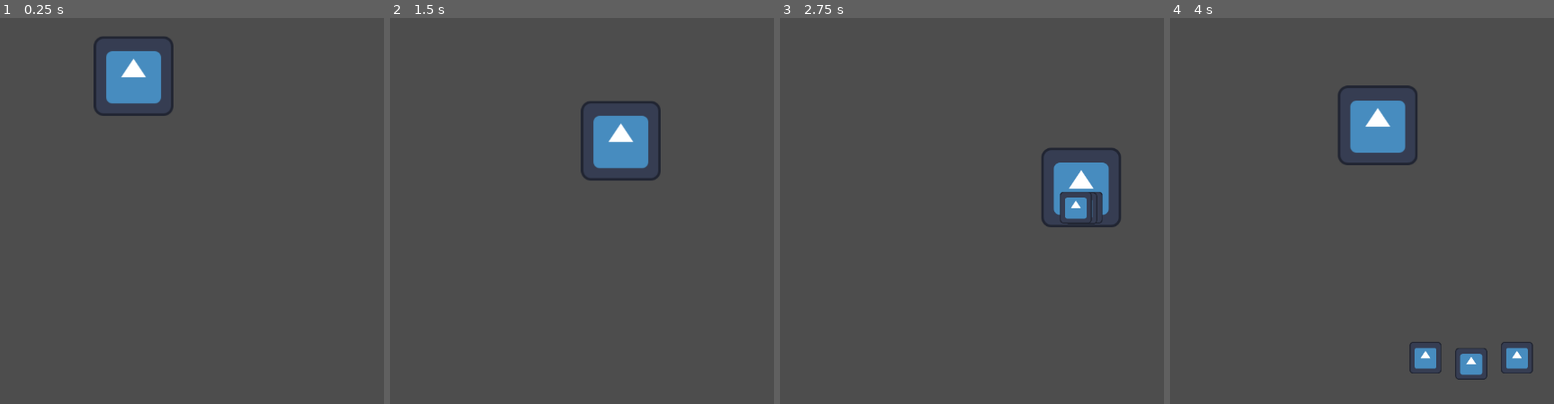
Above: before the commit, frames 1-4 (left to right).
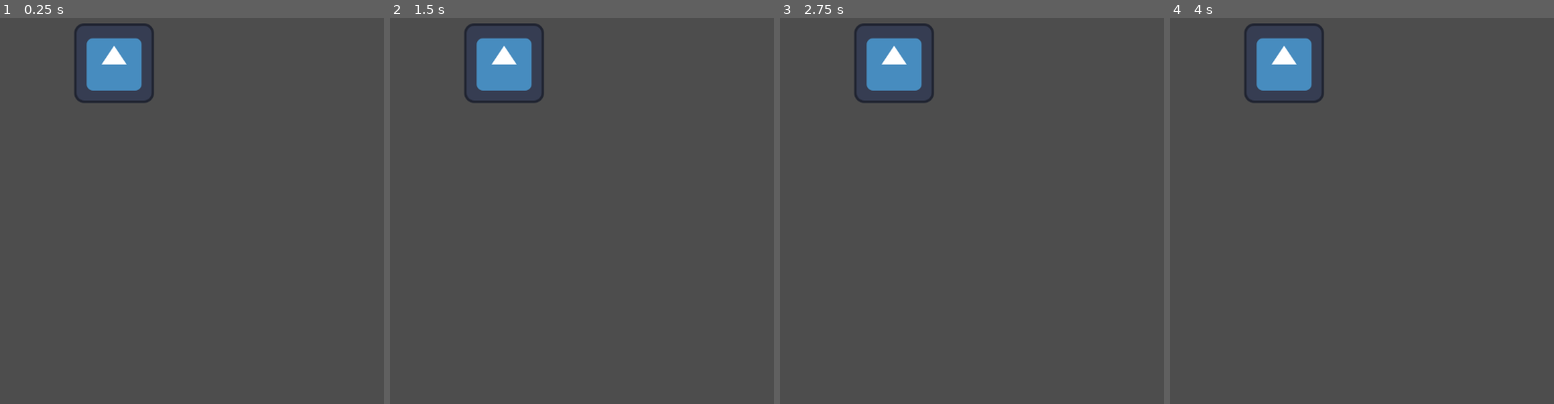
Above: after the commit, the same moments.

Repository: sandwichhlord/WorkingTitleGodotGame
Game: Godot game, scene res://entities/minibosses/moth_mb.tscn
Two runs of this game, one before a commit and one after it. Both use one fixed random seed, a clock stepped at 60 frames per second and the inputs below. The engine's default icon, where the game draws it, is replaced by a stand-in: a white triangle on a blue panel in a dark square.
Inputs:
- Up to frame 1 (0.25 s): no input
- Up to frame 2 (1.5 s): no input
- Up to frame 3 (2.75 s): no input
- Up to frame 4 (4 s): no input

The runs differ from the first frame. In frame 1, 3.1% of the frame differs, in the area x 19-46%, y 1-26%; in frame 2, 5.1%; in frame 3, 4.9%; in frame 4, 6.3%, in the area x 19-95%, y 1-94%.

Commit message:
updated the miniboss logic

Diff:
--- a/entities/minibosses/miniboss.gd
+++ b/entities/minibosses/miniboss.gd
@@ -12,17 +12,18 @@
 @export var base_damage : float = 10.0
 
 @export var target: Vector2 = Vector2.ZERO
-@export var is_light_on : bool = true
+@export var is_light_on : bool = false
 
 @onready var health_component = $HealthComponent
 @onready var fsm_node = $fsm
 @export var active_contact_hitbox: Hitbox
 
+@export var attack_range : float = 70.0 #from suction
 
 func _ready() -> void:
 	if health_component:
 		health_component.health_changed.connect(_on_health_changed)  #changes states
-		health_component.health_changed.connect(_on_boss_died)
+		health_component.died.connect(_on_boss_died)
 
 	global_position = top
 	target = top
@@ -30,9 +31,9 @@
 	fsm_node.change_state("move")
 
 	var body_shape = CircleShape2D.new()
-	body_shape.radius = 30.0
+	body_shape.radius = attack_range*0.5
 
-	active_contact_hitbox = Hitbox.new(15.0, 0.0, body_shape, 1)
+	active_contact_hitbox = Hitbox.new(base_damage, 0.0, body_shape, 3)
 
 	add_child(active_contact_hitbox)
 
@@ -41,7 +42,7 @@
 func _on_health_changed(current_health, max_health) -> void:
 	if is_invulnerable:
 		return
-	print("TRIPWIRE . HP is now: ",current_health)
+	print("HP is now: ",current_health)
 	if current_stage==1 and current_health <= (max_health*0.5):
 		current_stage=2
 		base_damage *= 1.5
@@ -52,15 +53,14 @@
 
 	if current_stage==2 and current_health <= (max_health*0.3):
 		current_stage=3
-		base_damage*2
+		base_damage*=2
 		if active_contact_hitbox:
 			active_contact_hitbox.damage = base_damage*2
 		fsm_node.change_state("handler")
 
 
-func _on_boss_died(current_health, max_health) -> void:
-	if current_health <= 0:
-		queue_free()
+func _on_boss_died() -> void:
+	queue_free()
 
 
 func lighting(light_is_on : bool) -> void:
@@ -68,9 +68,3 @@
 
 	if is_light_on:
 		fsm_node.change_state("stagger")
-
-	else:
-		if current_stage >=2 :
-			fsm_node.change_state("suction")
-		else:
-			fsm_node.change_state("move")
